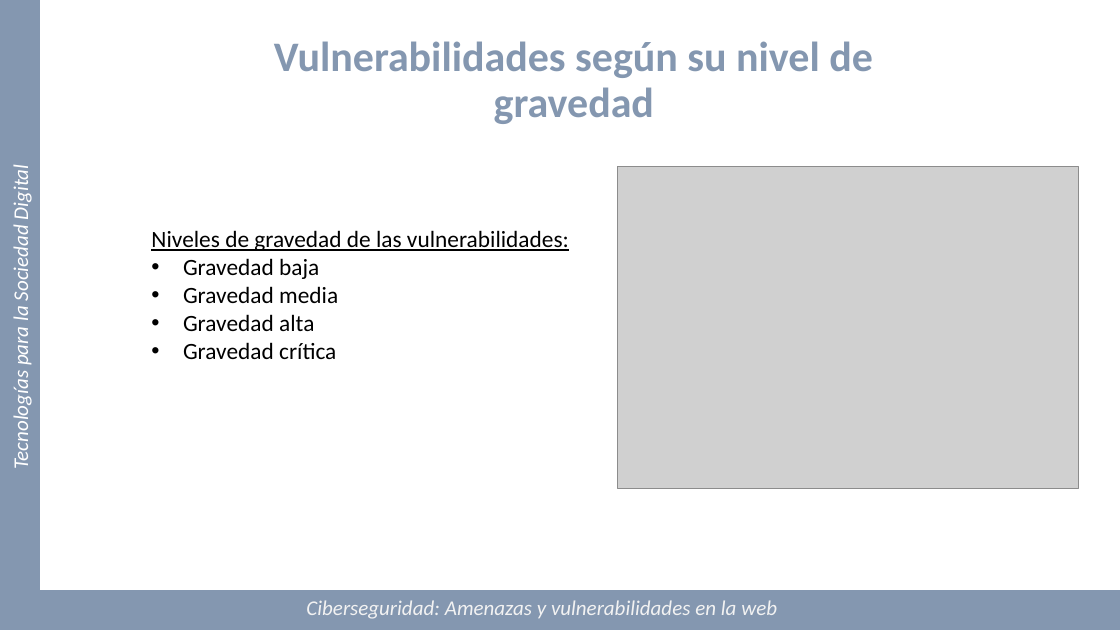
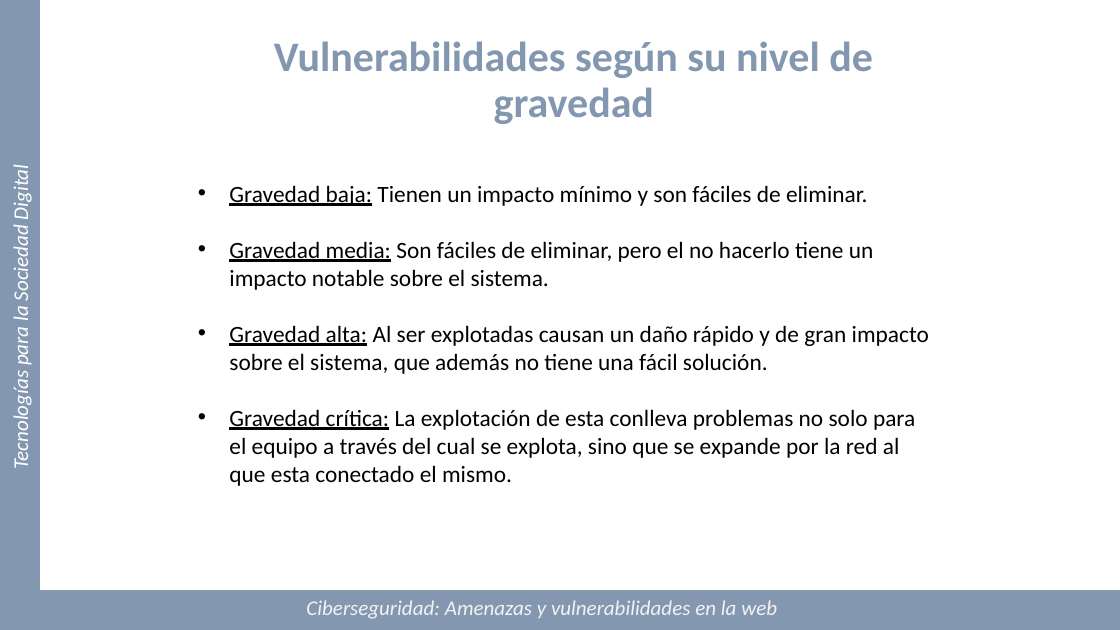
Before and after one commit to Marquez-David/TECNOLOGIAS-SOCIEDAD-DIGITAL, a slide deck: slide 6 of TF-E6/Presentacion/PresentaciónTFv4.pptx. Drawn at 1120x630 pixels with LibreOffice and Linux fonts; fonts in the diff are those of the drawing; grey boxes stand for pictures. Boxes give left, top, right and bottom in pixels: in the first picture for what was removed or moved away, otherwise in the second. Text is boxed around its words. In the diff, an @@ line names an element or a change of style, - is before the commit and + after.

```diff
--- a/TF-E6/Presentacion/PresentaciónTFv4.pptx
+++ b/TF-E6/Presentacion/PresentaciónTFv4.pptx
@@ picture removed at box(618, 166, 1079, 489) @@
@@ text at box(229, 185, 929, 486): text changed @@
-Niveles de gravedad de las vulnerabilidades:
-• Gravedad baja
-• Gravedad media
-• Gravedad alta
-• Gravedad crítica
+• Gravedad baja: Tienen un impacto mínimo y son fáciles de eliminar.
+• Gravedad media: Son fáciles de eliminar, pero el no hacerlo tiene un impacto notable sobre el sistema.
+• Gravedad alta: Al ser explotadas causan un daño rápido y de gran impacto sobre el sistema, que además no tiene una fácil solución.
+• Gravedad crítica: La explotación de esta conlleva problemas no solo para el equipo a través del cual se explota, sino que se expande por la red al que esta conectado el mismo.
```
Also in this commit, not shown: 3 other slides changed.
